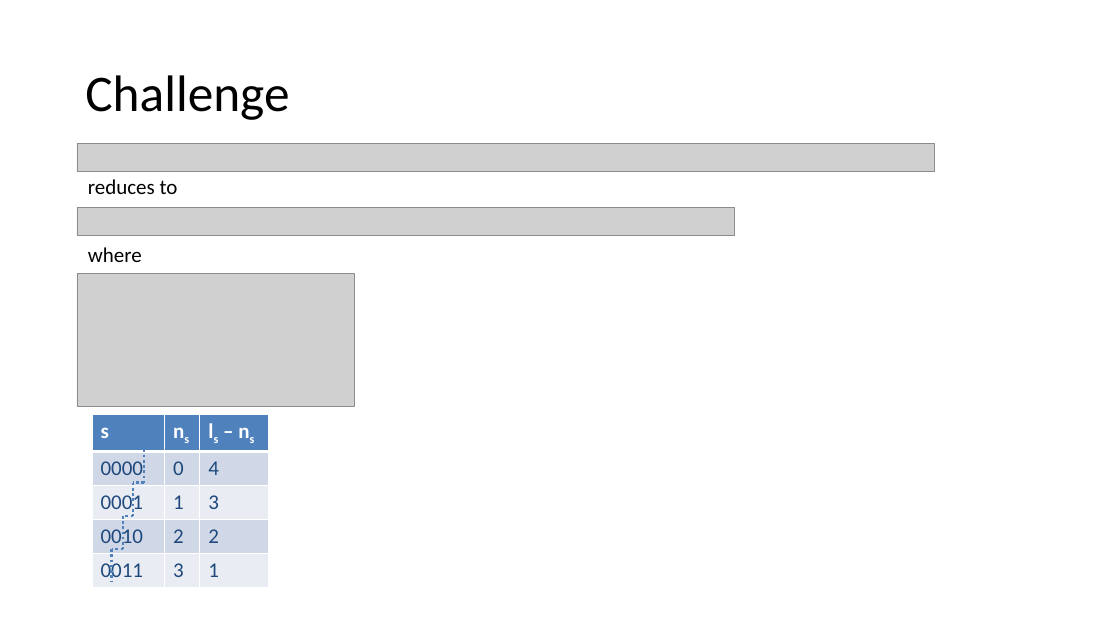
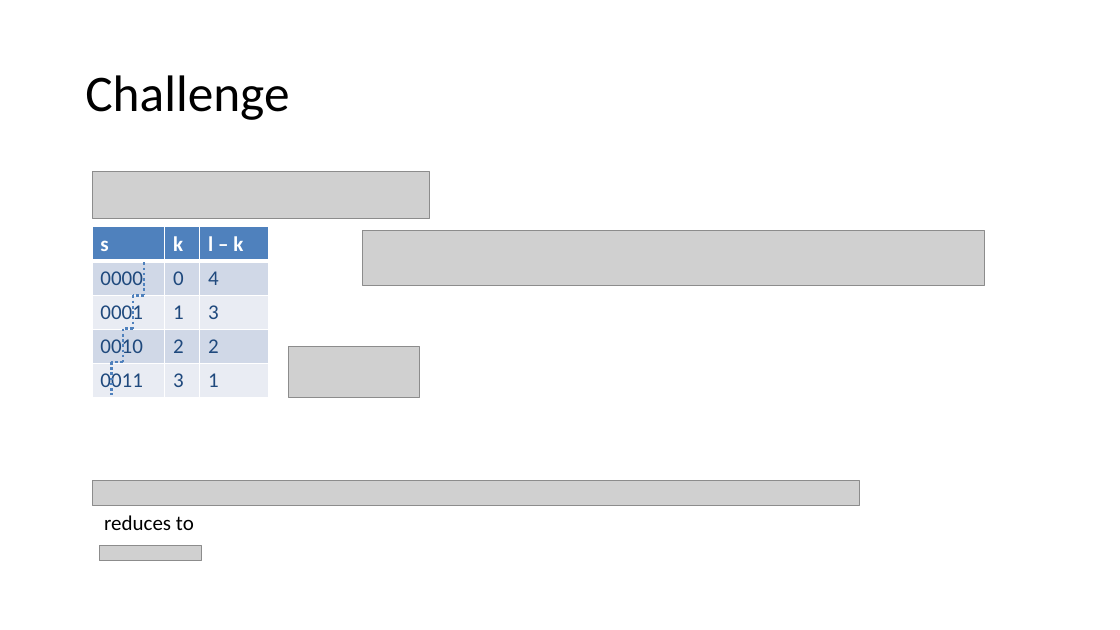
Before and after one commit to arjunvish/pxtp2019presentation, a slide deck: slide 19 of Presentation.pptx (slide 14 before the commit). Drawn at 1120x630 pixels with LibreOffice and Linux fonts; fonts in the diff are those of the drawing; grey boxes stand for pictures. Boxes give left, top, right and bottom in pixels: in the first picture for what was removed or moved away, otherwise in the second. Text is boxed around its words. In the diff, an @@ line names an element or a change of style, - is before the commit and + after.

```diff
--- a/Presentation.pptx
+++ b/Presentation.pptx
@@ picture removed at [77, 144, 935, 171] @@
@@ picture added at [92, 171, 429, 218] @@
@@ picture removed at [77, 208, 735, 235] @@
@@ table at [92, 227, 269, 397] @@
-row 1, column 2: ns
+row 1, column 2: k
-row 1, column 3: ls – ns
+row 1, column 3: l – k
@@ picture added at [362, 230, 985, 285] @@
@@ text removed at [88, 247, 142, 262] @@
-where
@@ line moved from (144, 450) - (144, 483) to (144, 262) - (144, 296) @@
@@ picture removed at [77, 273, 355, 407] @@
@@ 6 lines, 1 table: place and size @@
-6 lines, 1 table at [92, 414, 269, 586]
+6 lines, 1 table at [92, 227, 269, 397]
@@ picture added at [288, 346, 419, 397] @@
@@ picture added at [92, 481, 860, 506] @@
@@ text "reduces to": place and size @@
-text "reduces to" at [88, 179, 178, 194]
+text "reduces to" at [104, 515, 194, 530]
@@ picture added at [99, 545, 201, 561] @@
```
Also in this commit, not shown: 15 other slides changed, 3 slides added, 1 other file.
